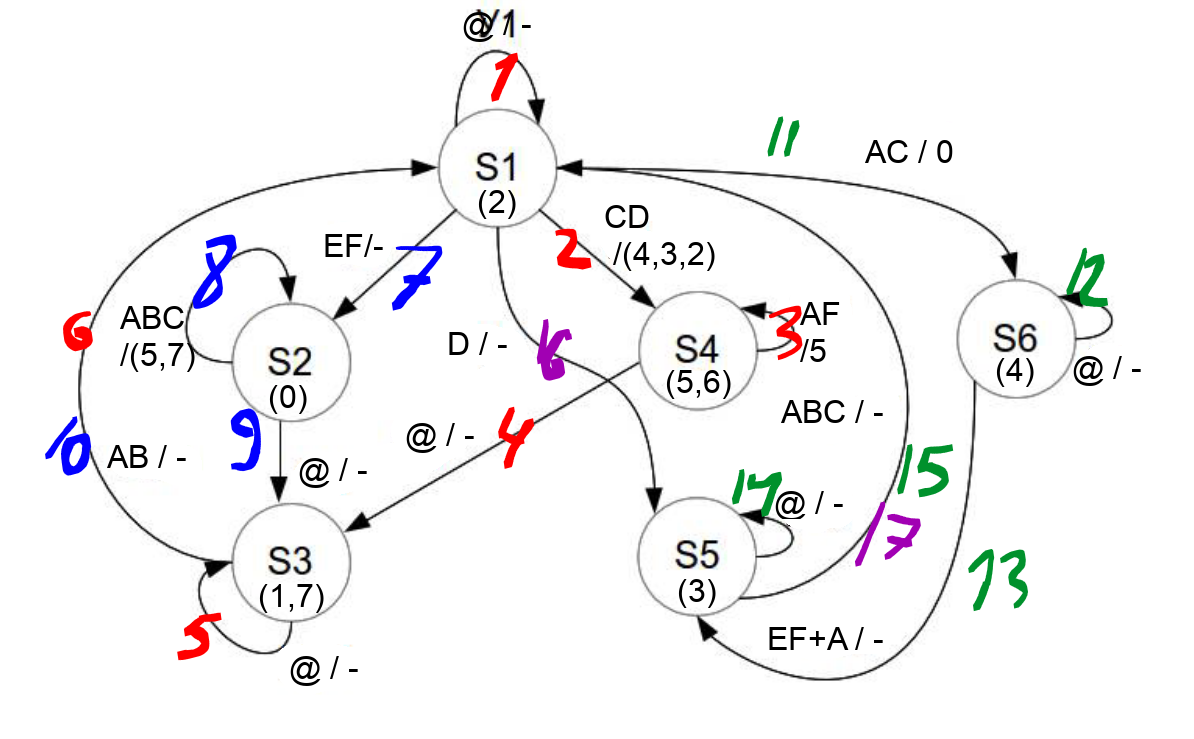
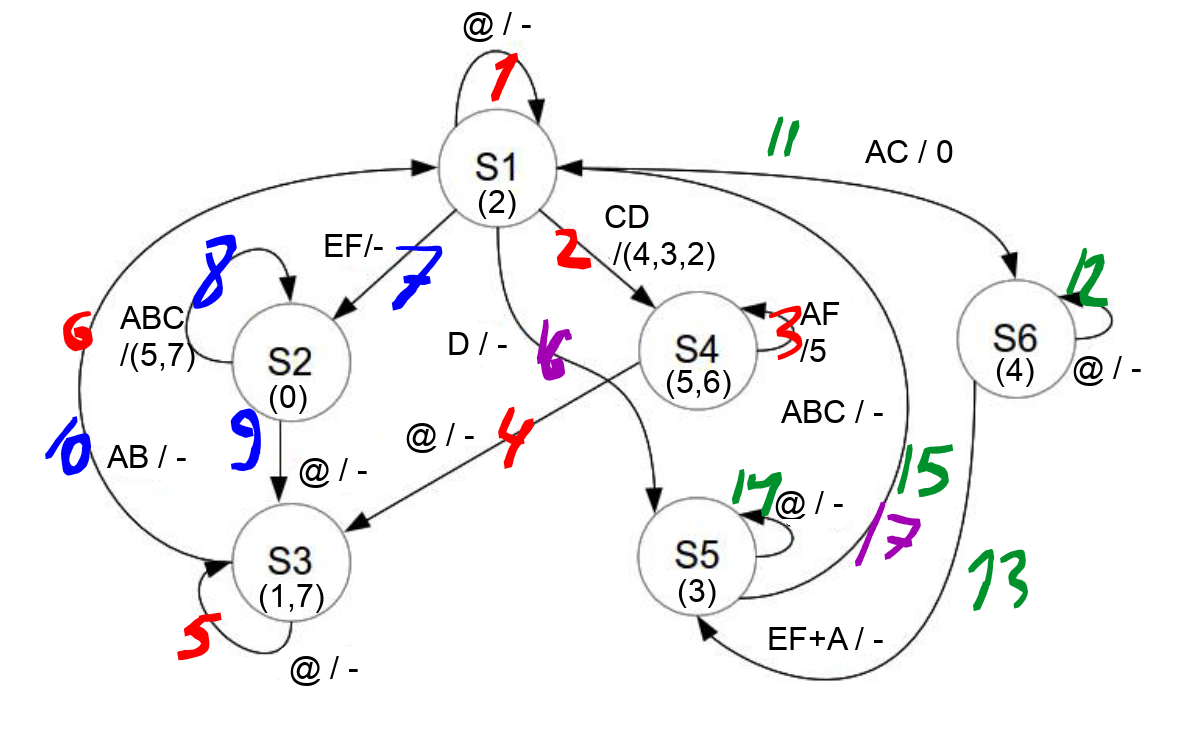
The second (1194, 739) image is a revision of the first. Changes to its layers:
painted on "фон #1" over 465, 0, 527, 52
painted on "фон" over 465, 0, 527, 52
